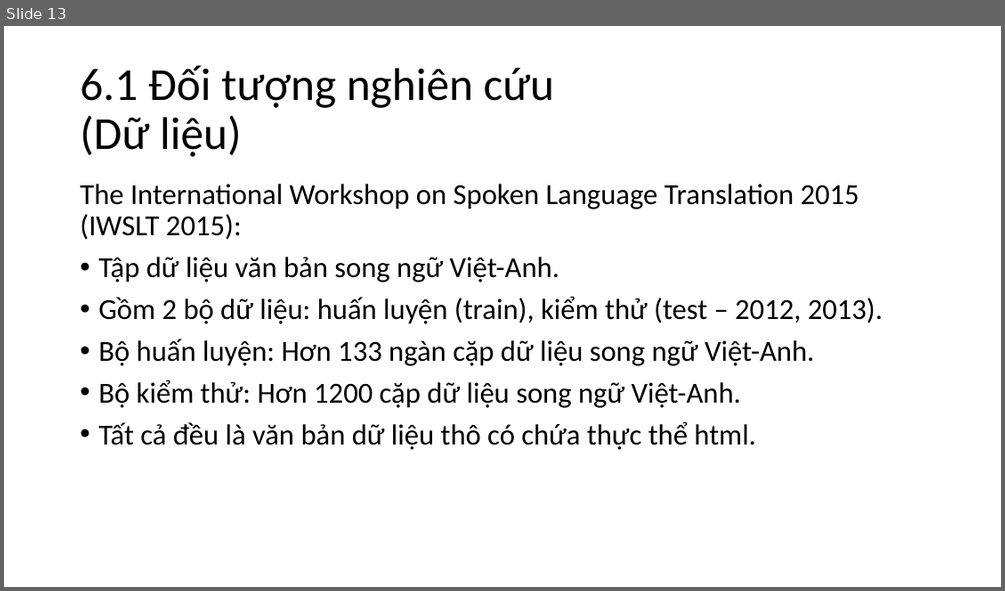
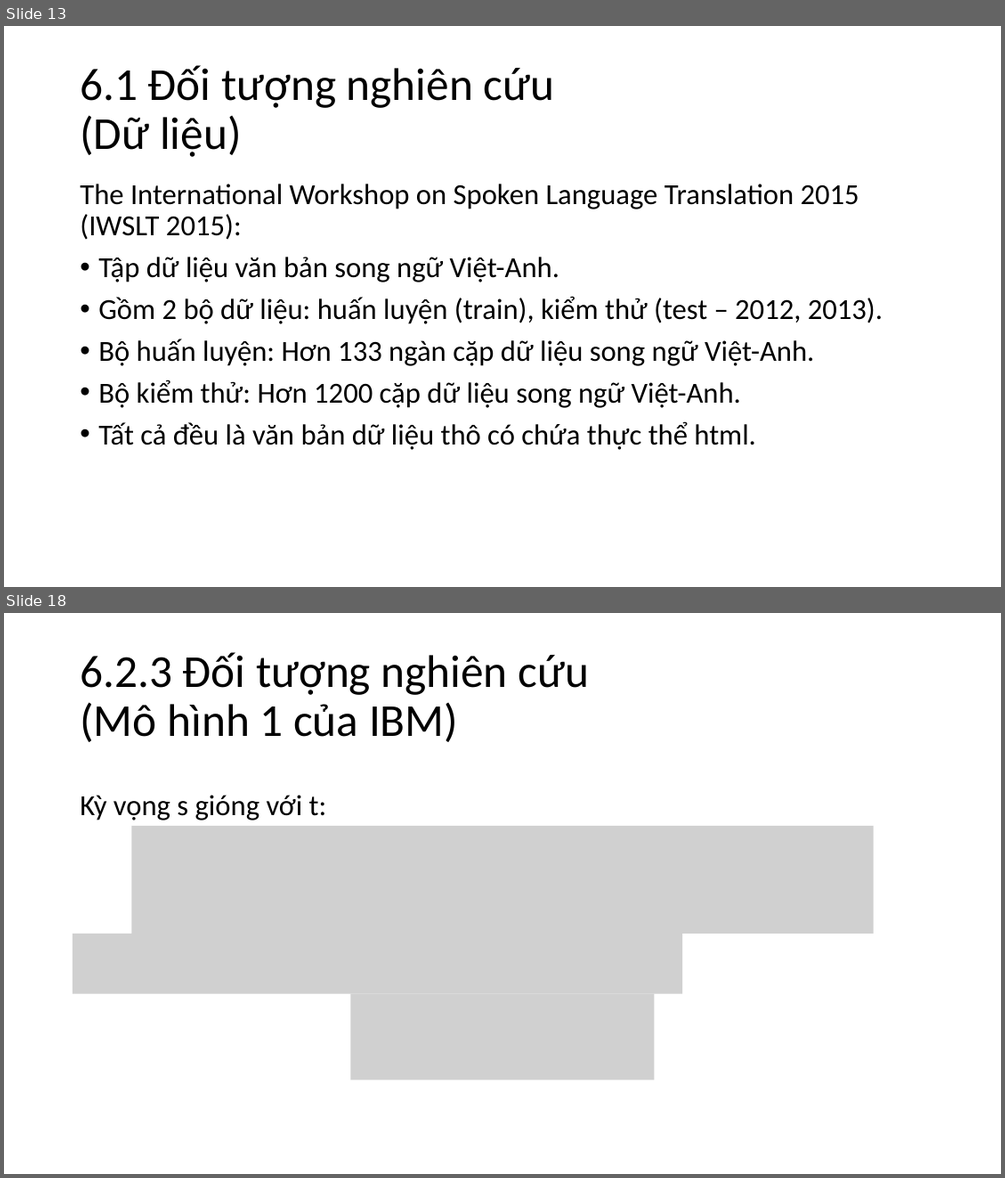
Before and after one commit to nguyenduyhanlam/Improving-Vietnamese-English-neural-machine-translation-with-guiding-word-alignments, a slide deck: dcct.pptx. Shown one above the other, each under a label of ours: slide 13 before the commit, slides 13 and 18 after it; the slides between them are not shown. The pictures are 1005x591 and 1005x1178 pixels, drawn with LibreOffice and Linux fonts; fonts in the diff are those of the drawing; grey boxes stand for pictures. Boxes give left, top, right and bottom in pixels: in the first picture for what was removed or moved away, otherwise in the second. Text is boxed around its words. In the diff, an @@ line names an element or a change of style, - is before the commit and + after.

```diff
--- a/dcct.pptx
+++ b/dcct.pptx
@@ slide 18 added at (x1=4, y1=613, x2=1001, y2=1174), background #FFFFFF @@
@@ title added at (x1=80, y1=652, x2=590, y2=742), 44 pt, text #000000 @@
+6.2.3 Đối tượng nghiên cứu
+(Mô hình 1 của IBM)
@@ text added at (x1=80, y1=795, x2=327, y2=820), 28 pt, text #000000 @@
+Kỳ vọng s gióng với t:
@@ picture added at (x1=132, y1=826, x2=874, y2=933) @@
@@ picture added at (x1=73, y1=933, x2=683, y2=995) @@
@@ picture added at (x1=351, y1=994, x2=655, y2=1079) @@
```
Also in this commit, not shown: 6 slides changed, 12 other slides added.
